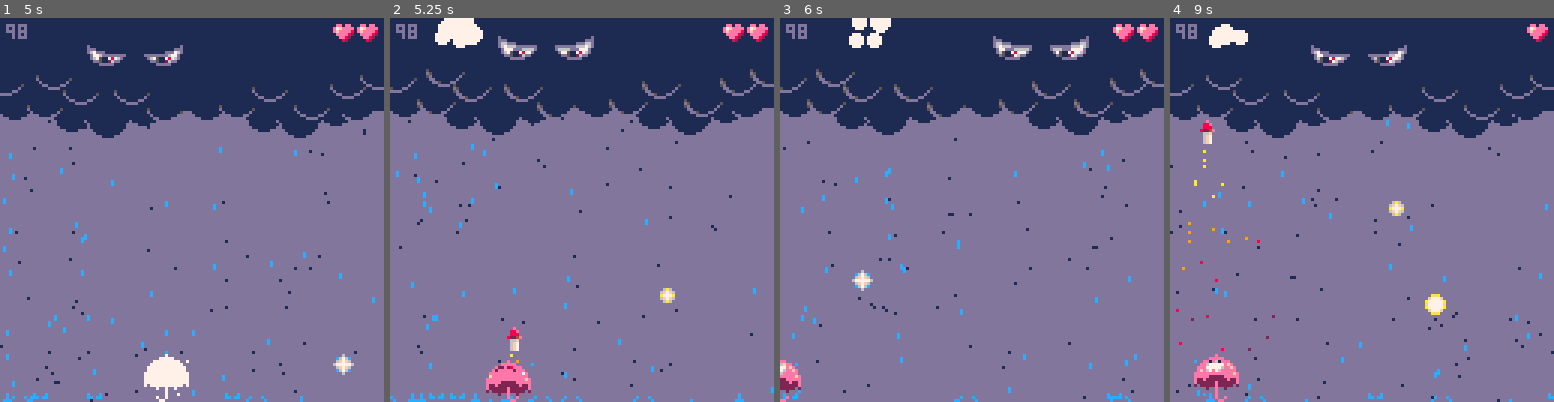
Above: before the commit, frames 1-4 (left to right).
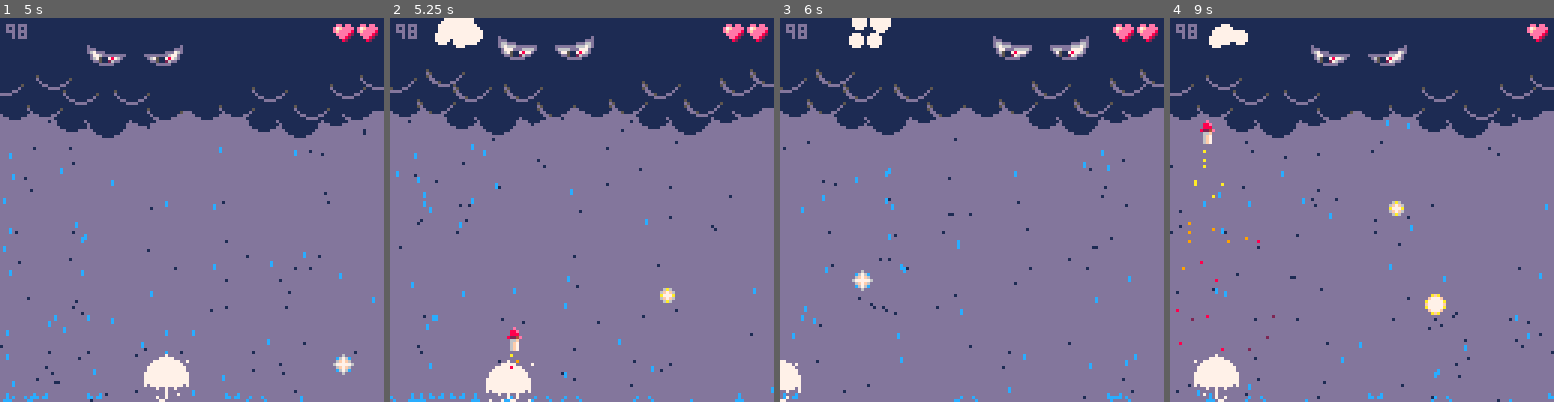
Above: after the commit, the same moments.

Repository: evilpaper/thunderbella
Game: PICO-8 cartridge thunderbella.p8
The game is run twice, just before and just after one commit, with the same random seed, the same clock (stepped at 60 frames per second) and the same inputs.
Inputs:
- Up to frame 1 (5 s): tap X (X key) at 0.33, 1.07, 1.85, 2.97, 4.08 s; hold Right 1.6-2.1 s; hold Right 2.47-3.03 s; hold Left 3.08-3.58 s; hold Right 4.02-4.68 s
- Up to frame 2 (5.25 s): hold Left from 5.08 s (still down); tap X (X key) at 5.2 s
- Up to frame 3 (6 s): release Left at 5.68 s
- Up to frame 4 (9 s): hold Right 6.08-6.58 s; tap X (X key) at 6.32, 7.43, 8.55 s; hold Right 6.63-7.13 s; hold Right 7.5-8.07 s; hold Left 8.12-8.62 s

Frame 1 is identical in both runs. In frame 2, 0.8% of the frame differs, in the area x 25-38%, y 89-100%; in frame 3, 0.4%; in frame 4, 0.8%.

Commit message:
Added invisability while revocering from a hit

Diff:
--- a/thunderbella.p8
+++ b/thunderbella.p8
@@ -228,7 +228,7 @@
 
 function check_collision_thunderbolt_vs_player()
  for thunderbolt in all(thunderbolts) do
-  if collide(thunderbolt,p) and p.state!=("electric") then
+  if collide(thunderbolt,p) and p.state!=("electric") and p.flashing_timer==0 then
      del(thunderbolts,thunderbolt)
      player_hit()
   end
@@ -702,7 +702,7 @@
    if p.t > 70 then
     if p.lives>0 then
      change_state(p,"idle")
-     p.flashing_timer=30
+     p.flashing_timer=60
      boss.state="idle"
      sfx(sfx_p_recover)
     else
